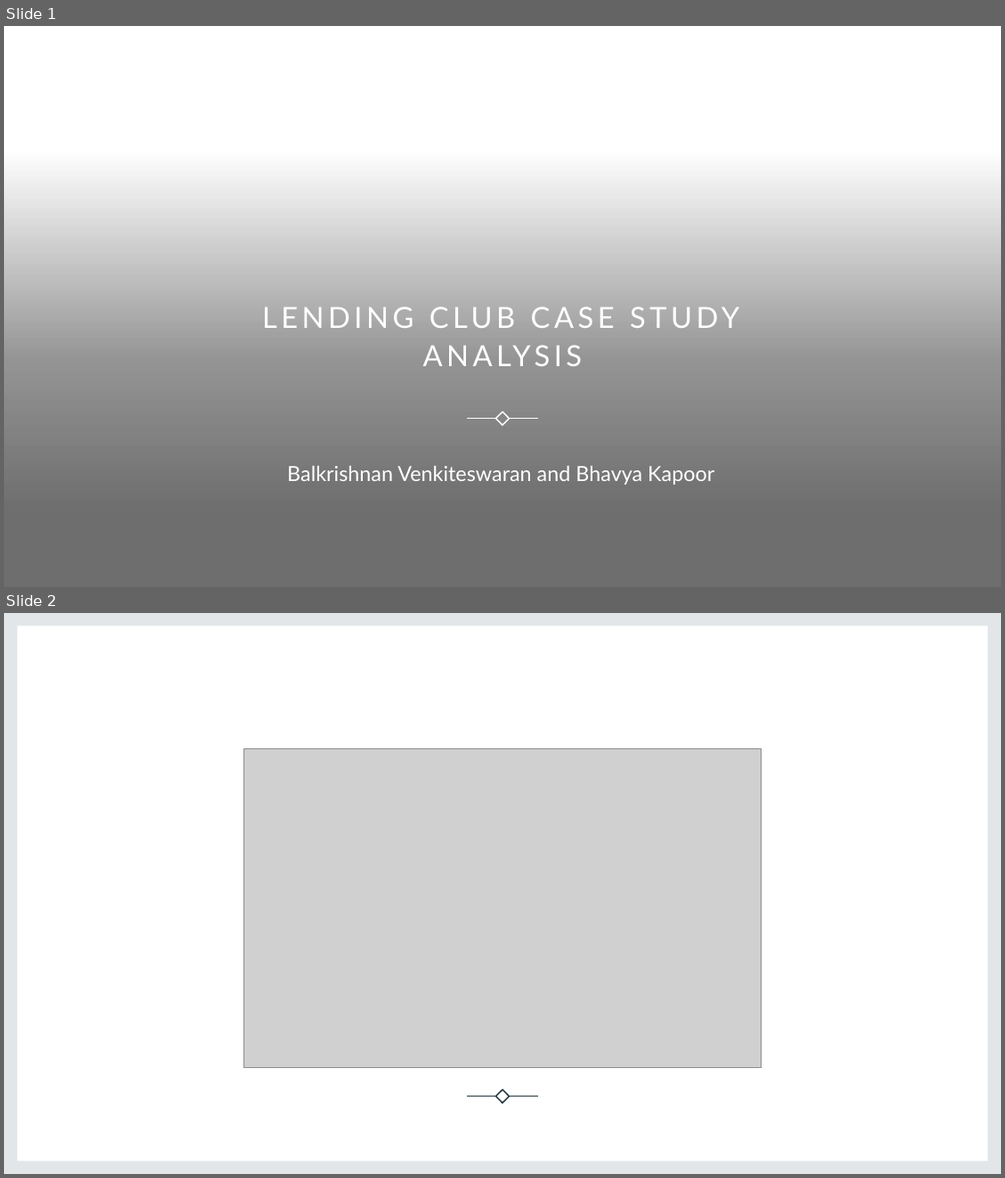
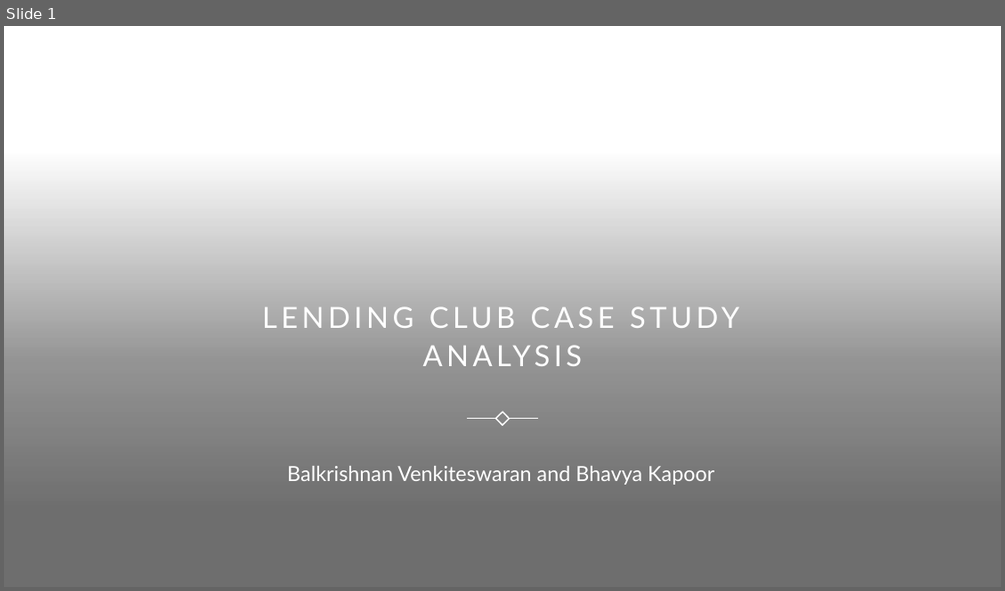
Before and after one commit to balkrishnan/LendingClubCase_upGrad_BalkrishnanV_BhavyaK, a slide deck: BalkrishnanV_and_BhavyaK_LendingClubCaseStudy.pptx. Shown one above the other, each under a label of ours: slides 1 and 2 before the commit, slide 1 after it. The pictures are 1005x1178 and 1005x591 pixels, drawn with LibreOffice and Linux fonts; fonts in the diff are those of the drawing; grey boxes stand for pictures; background and template pictures are left out; a plain dark background stands for a picture behind light text. Boxes give left, top, right and bottom in pixels: in the first picture for what was removed or moved away, otherwise in the second. Text is boxed around its words. In the diff, an @@ line names an element or a change of style, - is before the commit and + after.

```diff
--- a/BalkrishnanV_and_BhavyaK_LendingClubCaseStudy.pptx
+++ b/BalkrishnanV_and_BhavyaK_LendingClubCaseStudy.pptx
@@ slide 2 removed at [4,613,1001,1174], background #FFFFFF @@
@@ freeform shape removed at [4,613,1001,1174] @@
@@ rectangle removed at [4,613,1001,1174] @@
@@ rectangle removed at [17,625,988,1161] @@
@@ picture removed at [244,748,761,1067] @@
@@ rectangle removed at [495,1089,510,1103] @@
@@ line removed from (467, 1096) to (496, 1096) @@
@@ line removed from (510, 1096) to (538, 1096) @@
```
Also in this commit, not shown: 36 slides added, 25 other slides removed, 1 other file.
